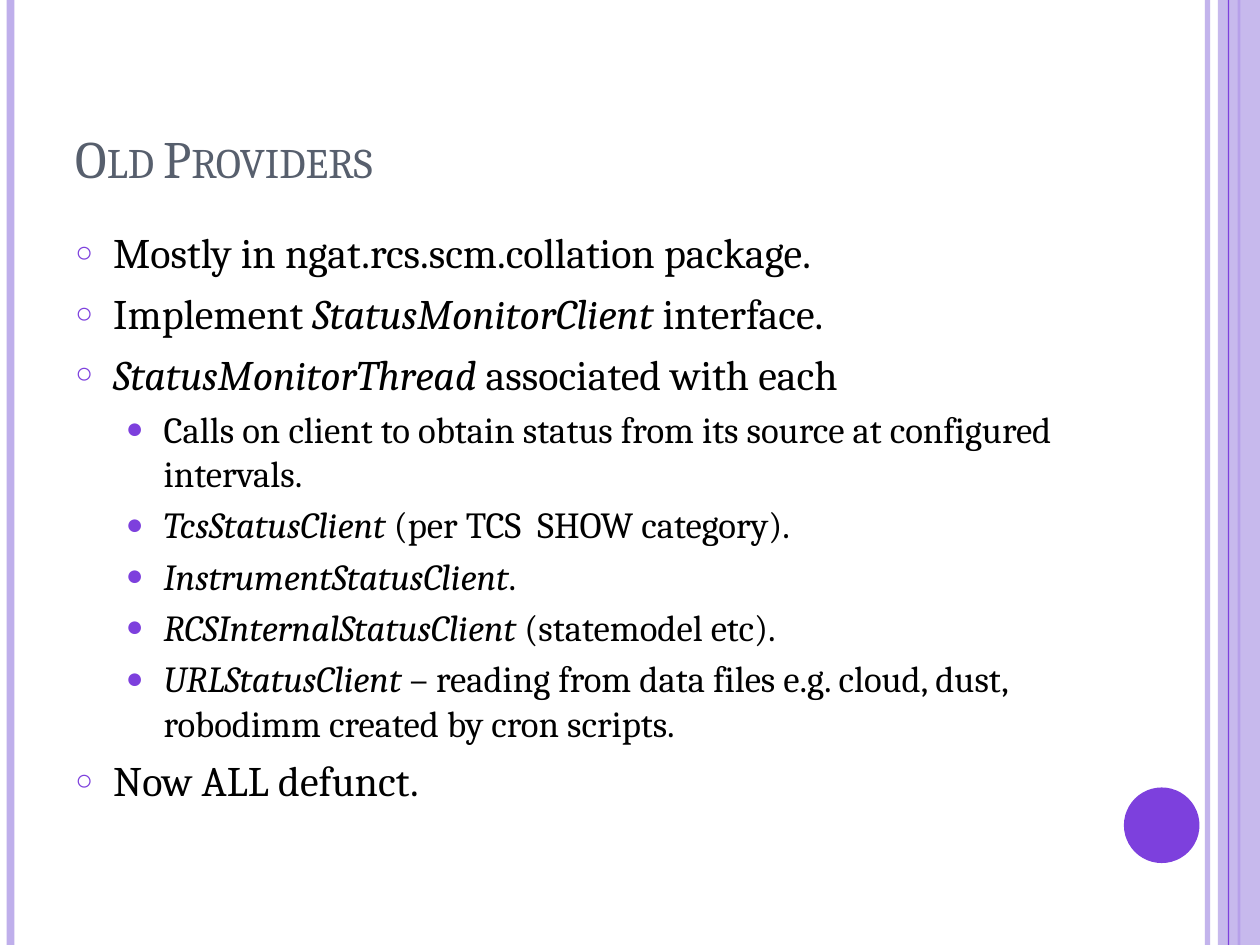
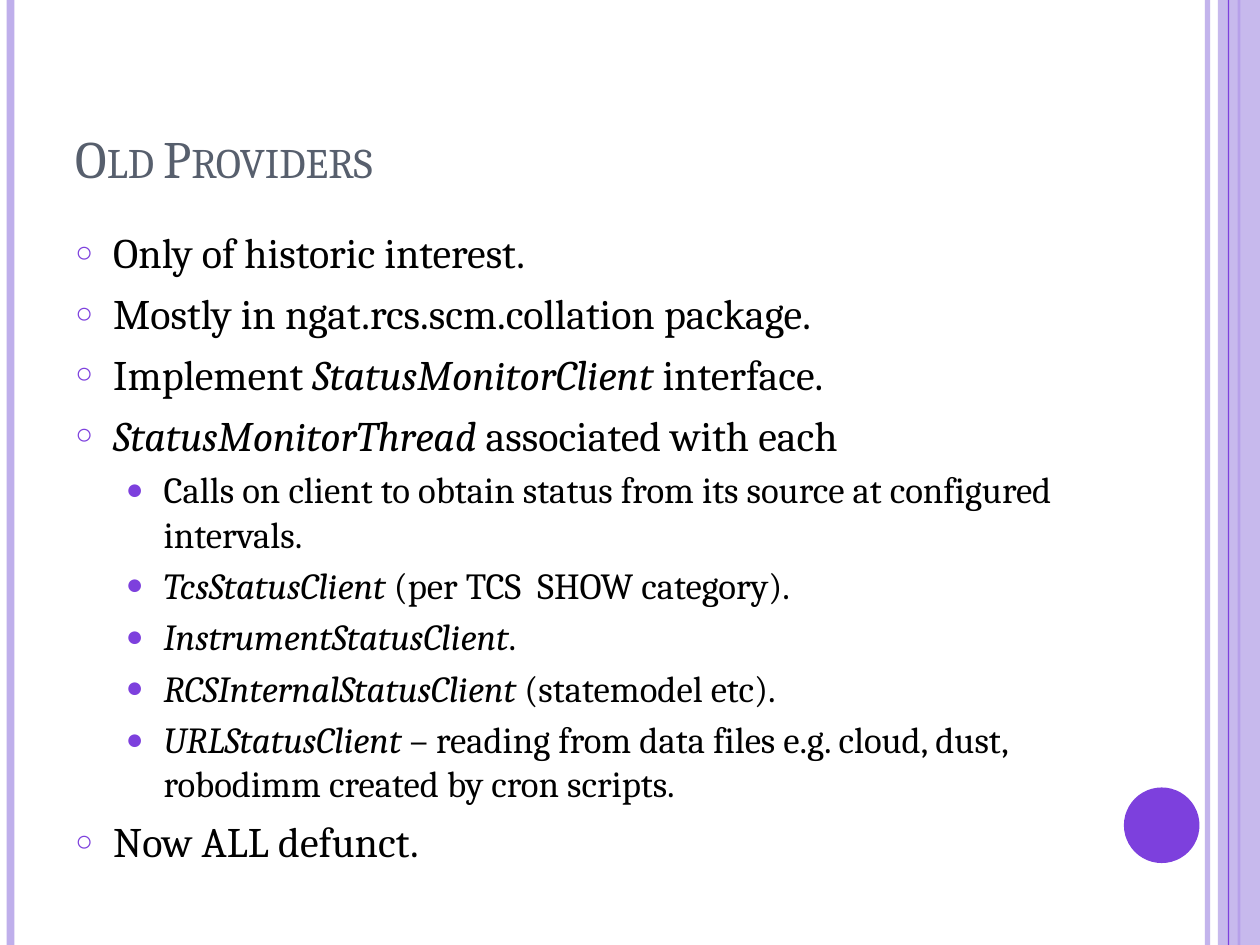
Before and after one commit to LivTel/rcs-handover, a slide deck: slide 8 of ppt/telemetry.pptx. Drawn at 1260x945 pixels with LibreOffice and Linux fonts; fonts in the diff are those of the drawing. Boxes give left, top, right and bottom in pixels: in the first picture for what was removed or moved away, otherwise in the second. Text is boxed around its words. In the diff, an @@ line names an element or a change of style, - is before the commit and + after.

```diff
--- a/ppt/telemetry.pptx
+++ b/ppt/telemetry.pptx
@@ text at [113,238,525,277]: paragraph added @@
+○ Only of historic interest.
```
Also in this commit, not shown: 6 other slides changed, 7 slides added, 2 slides removed, 8 other files.
